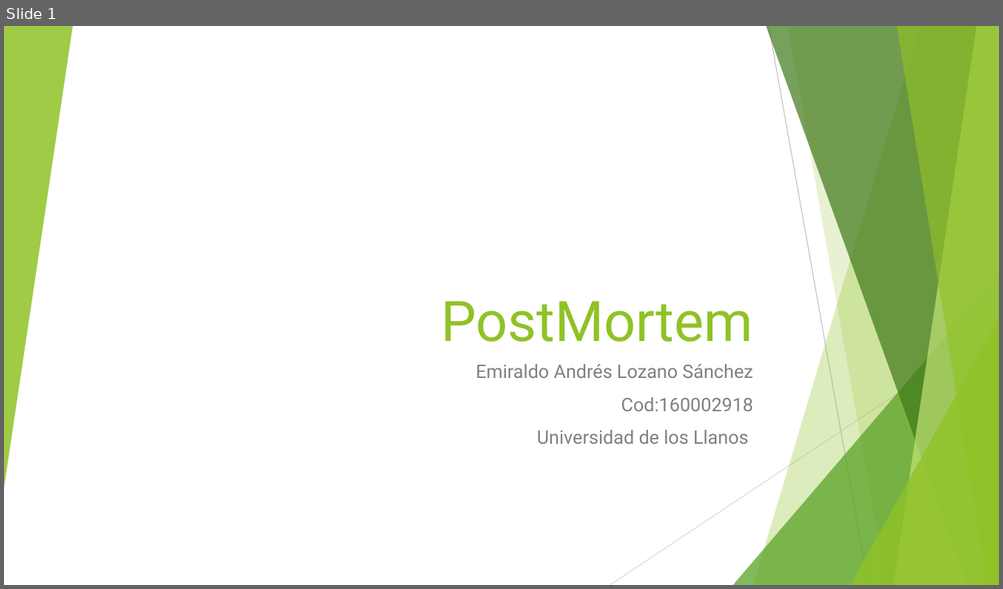
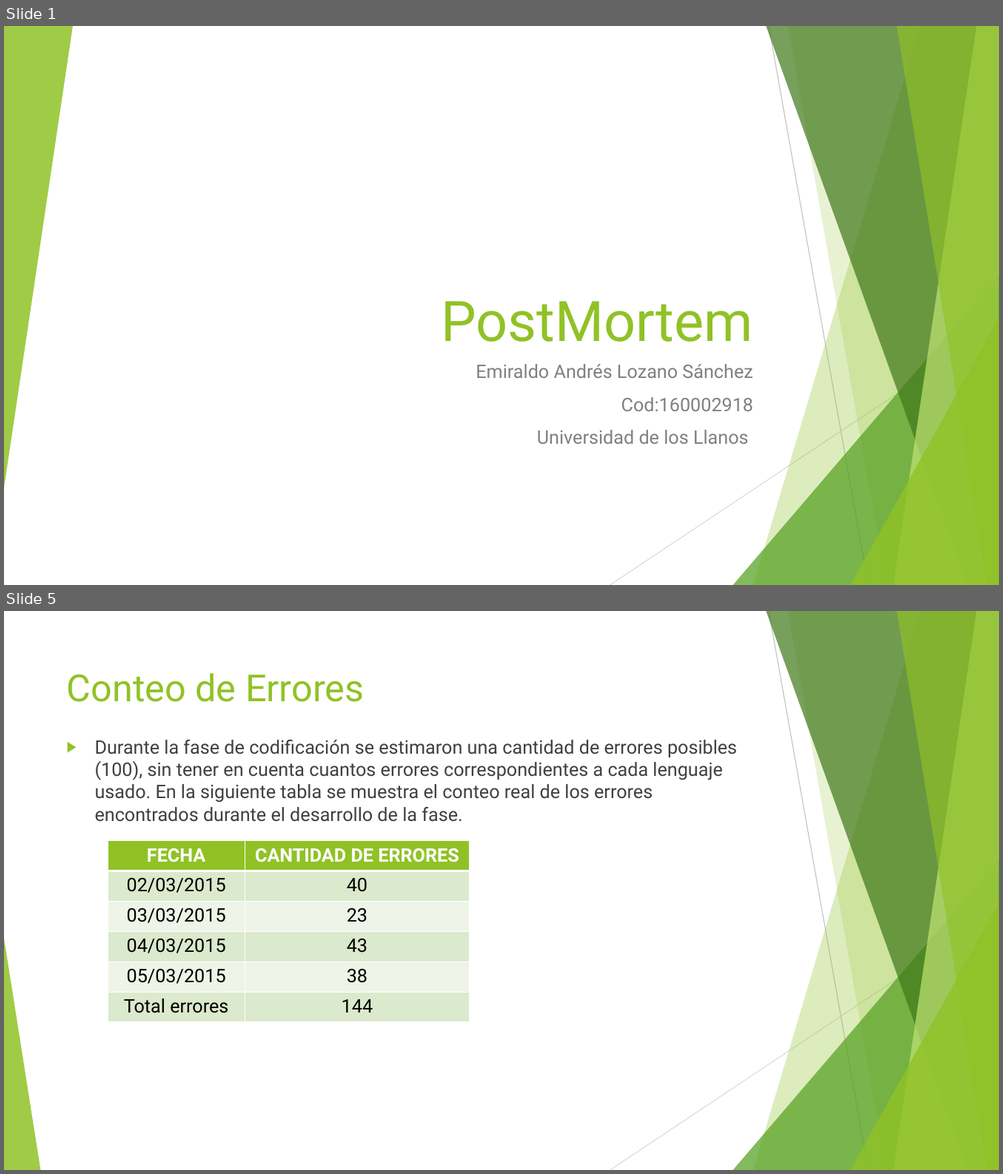
Before and after one commit to emiraldo/Tienda, a slide deck: postmortem/PostMortem.pptx. Shown one above the other, each under a label of ours: slide 1 before the commit, slides 1 and 5 after it; the slides between them are not shown. The pictures are 1003x589 and 1003x1174 pixels, drawn with LibreOffice and Linux fonts; fonts in the diff are those of the drawing. Boxes give left, top, right and bottom in pixels: in the first picture for what was removed or moved away, otherwise in the second. Text is boxed around its words. In the diff, an @@ line names an element or a change of style, - is before the commit and + after.

```diff
--- a/postmortem/PostMortem.pptx
+++ b/postmortem/PostMortem.pptx
@@ slide 5 added at (4,611,999,1170), background #FFFFFF; not listed: 9 template elements that a slide beside it also shows @@
@@ title added at (67,673,364,702), 36 pt, text #90C226 @@
+Conteo de Errores
@@ text added at (95,740,737,822), 18 pt, text #404040 @@
+▶ Durante la fase de codificación se estimaron una cantidad de errores posibles (100), sin tener en cuenta cuantos errores correspondientes a cada lenguaje usado. En la siguiente tabla se muestra el conteo real de los errores encontrados durante el desarrollo de la fase.
@@ table added at (108,841,469,1022), 6 rows, 2 columns @@
+FECHA | CANTIDAD DE ERRORES
+02/03/2015 | 40
+03/03/2015 | 23
+04/03/2015 | 43
+05/03/2015 | 38
+Total errores | 144
@@ triangle added at (4,939,40,1170), fill #90C226 at 85% opacity @@
```
Also in this commit, not shown: 4 slides changed, 2 other files.
